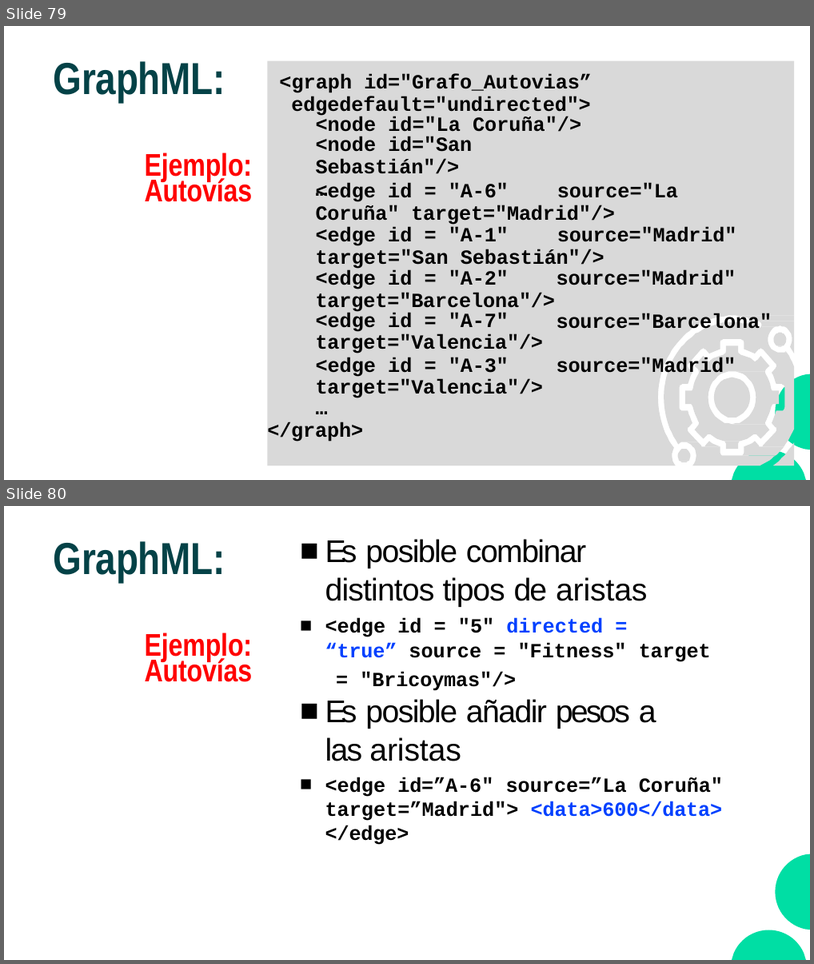
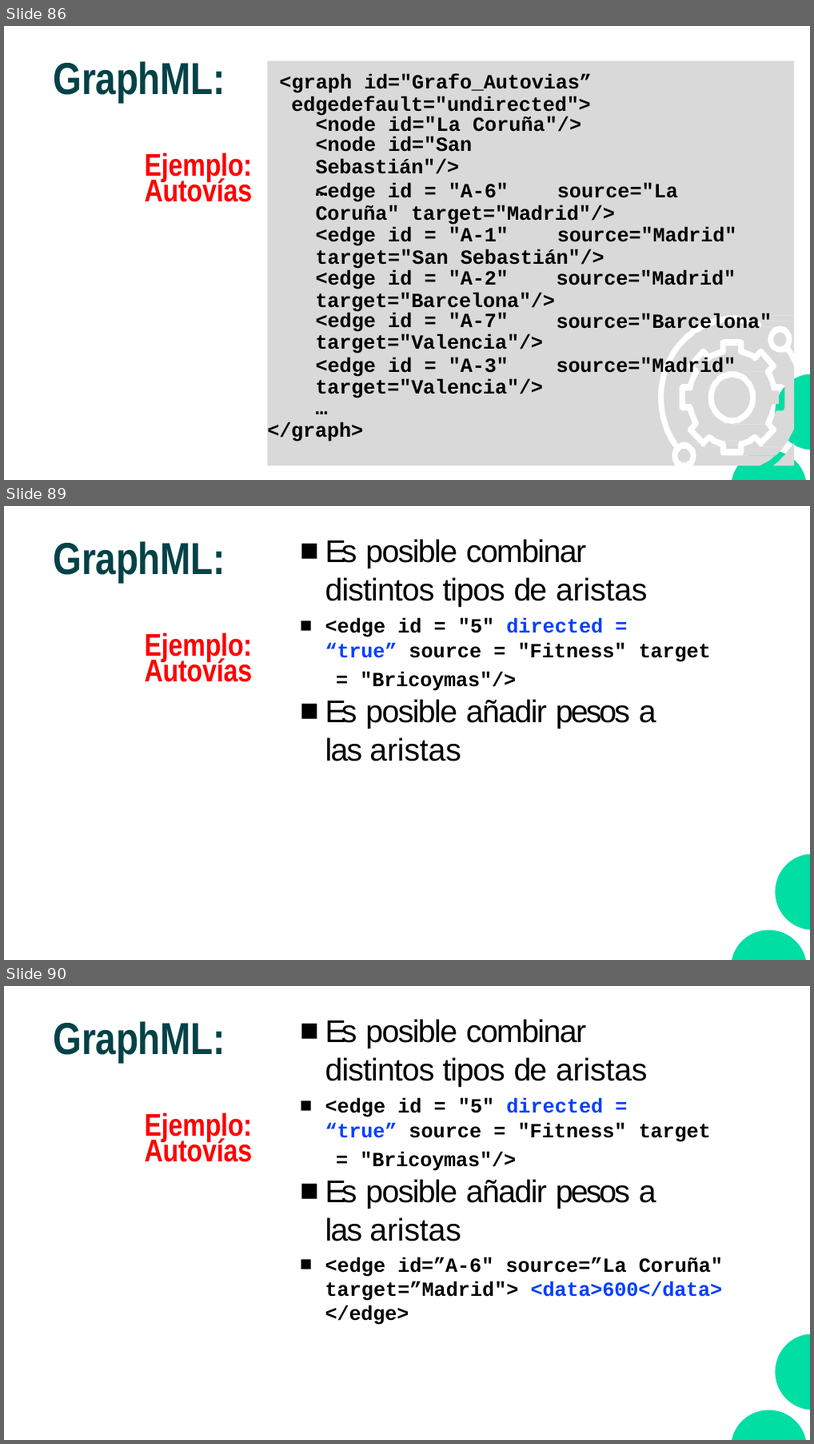
Before and after one commit to CodeWithJuancho/CE_IABD_BIU_SPS, a slide deck: BIU/UT1 - Fundamentos y Preparacion de datos/UT1_1 - Fundamentos y preparacion de datos.pptx. Shown one above the other, each under a label of ours: slides 79 and 80 before the commit, slides 86, 89 and 90 after it; the slides between them are not shown. The pictures are 814x964 and 814x1444 pixels, drawn with LibreOffice and Linux fonts; fonts in the diff are those of the drawing. Boxes give left, top, right and bottom in pixels: in the first picture for what was removed or moved away, otherwise in the second. Text is boxed around its words. In the diff, an @@ line names an element or a change of style, - is before the commit and + after.

```diff
--- a/BIU/UT1 - Fundamentos y Preparacion de datos/UT1_1 - Fundamentos y preparacion de datos.pptx
+++ b/BIU/UT1 - Fundamentos y Preparacion de datos/UT1_1 - Fundamentos y preparacion de datos.pptx
@@ slide 89 added at bbox=[4, 506, 810, 960], background #FFFFFF @@
@@ title added at bbox=[54, 541, 226, 582], 40 pt, text #044247, bold @@
+GraphML:
@@ text added at bbox=[326, 539, 711, 761], 28 pt, text #000000 @@
+■ Es posible combinar distintos tipos de aristas
+■ <edge id = "5" directed = “true” source = "Fitness" target
+= "Bricoymas"/>
+■ Es posible añadir pesos a las aristas
@@ text added at bbox=[145, 632, 252, 682], 28 pt, text #FF0000, bold @@
+Ejemplo: Autovías
@@ freeform shape added at bbox=[732, 853, 810, 959], fill #00DEA4 @@
@@ what was slide 79 is now slide 86 @@
@@ what was slide 80 is now slide 90 @@
```
Also in this commit, not shown: 13 slides changed, 9 other slides added, 12 other files.
